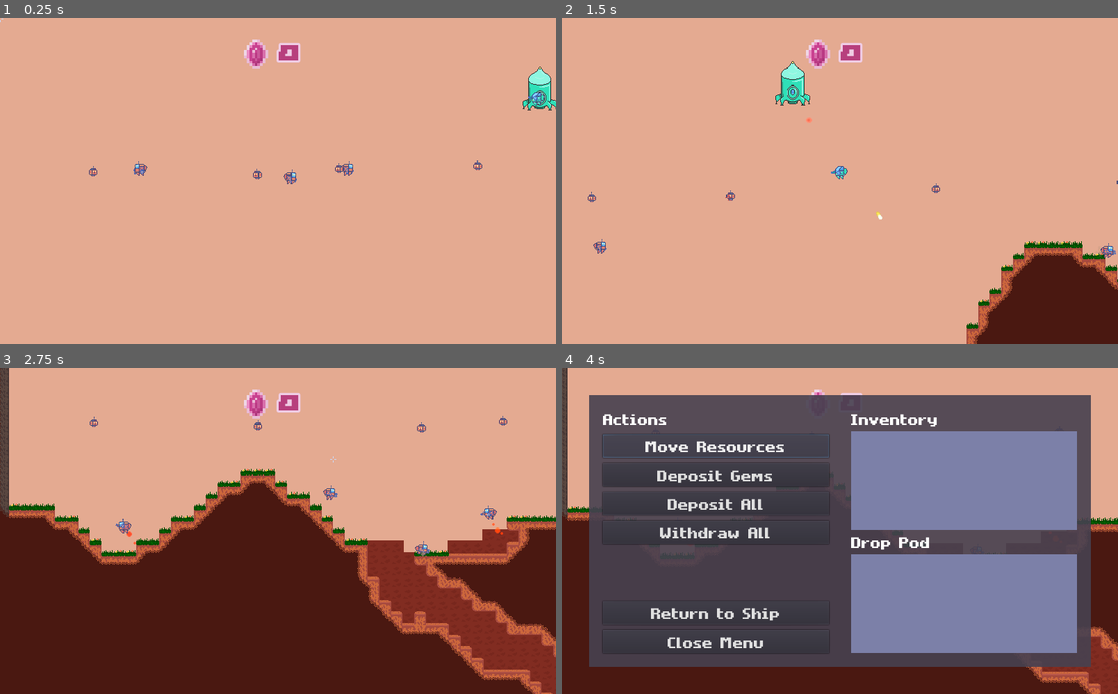
Above: before the commit, frames 1-4 (two rows, left to right).
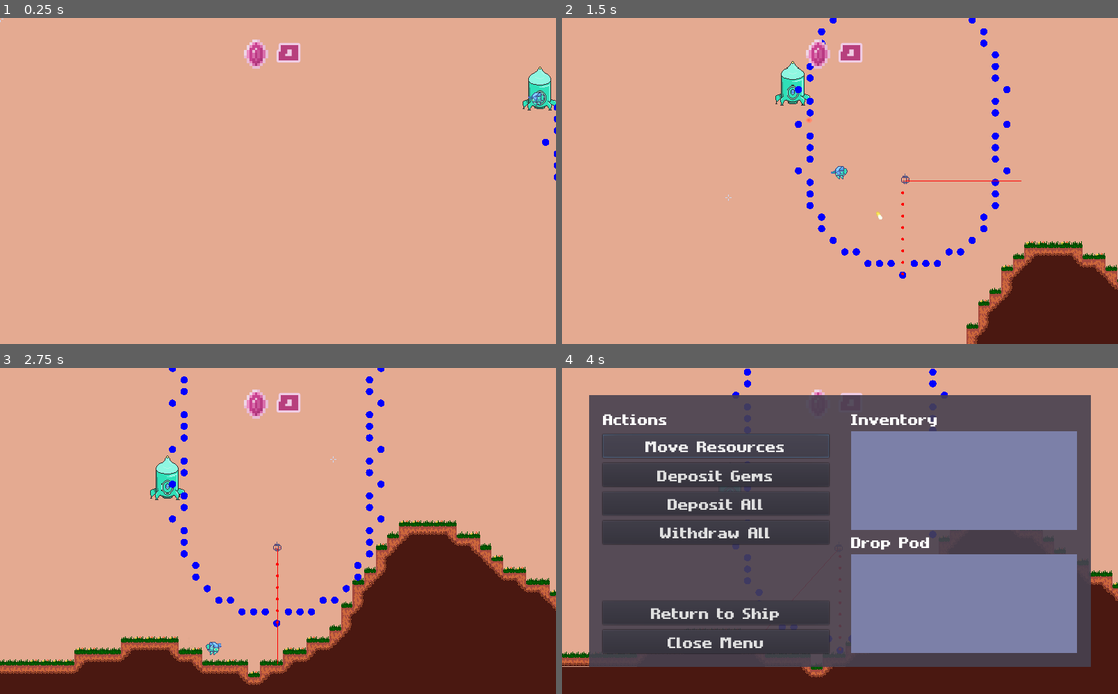
Above: after the commit, the same moments.

Repository: MichaelRRyan/Mecha-Miners
Game: Godot game, scene res://scenes/world/World.tscn
The game is run twice, just before and just after one commit, with the same random seed, the same clock (stepped at 60 frames per second) and the same inputs.
Inputs (mouse positions are in pixels of both pictures, inside the frame that each line leads up to):
- Up to frame 1 (0.25 s): no input
- Up to frame 2 (1.5 s): tap Enter at 0.5 s; move the mouse to (962, 164) at 0.52 s; press the mouse at (962, 164) at 0.53 s; hold D (move_right) 0.53-1.28 s; tap W (jump) at 0.77 s; move the mouse to (728, 197) at 1.27 s; release the mouse at (728, 197) at 1.28 s; hold A (move_left) from 1.28 s (still down); right-click (728, 197) at 1.35 s
- Up to frame 3 (2.75 s): tap W (jump) at 1.52 s; move the mouse to (333, 459) at 2.02 s; release A (move_left) at 2.03 s; hold D (move_right) from 2.03 s (still down); hold P (ai_perspective) from 2.03 s (still down)
- Up to frame 4 (4 s): move the mouse to (812, 596) at 2.77 s; release P (ai_perspective) at 2.78 s; tap E (interact) at 2.85 s; tap W (jump) at 3.02 s; release D (move_right) at 3.5 s; click "Move Resources" at 3.5 s

The runs differ from the first frame. In frame 1, 0.4% of the frame differs, in the area x 16-100%, y 26-51%; in frame 2, 1.4%; in frame 3, 44%, in the area x 0-100%, y 0-100%; in frame 4, 5.4%.

Commit message:
Implemented sub behaviours
Additionally moved entity avoidance and detection to their own scripts and fixed miner bots sometimes getting stuck when moving downward

Diff:
--- a/project.godot
+++ b/project.godot
@@ -101,7 +101,6 @@
 
 [display]
 
-window/size/fullscreen=true
 window/stretch/mode="2d"
 window/stretch/aspect="expand"
 
--- a/scenes/ai/AIController.tscn
+++ b/scenes/ai/AIController.tscn
@@ -1,10 +1,11 @@
-[gd_scene load_steps=8 format=2]
+[gd_scene load_steps=9 format=2]
 
 [ext_resource path="res://scripts/ai/AIController.gd" type="Script" id=1]
 [ext_resource path="res://scripts/ai/sensors/SpatialSensor.gd" type="Script" id=2]
 [ext_resource path="res://scripts/ai/sensors/ItemSensor.gd" type="Script" id=3]
 [ext_resource path="res://scripts/ai/sensors/MineralSensor.gd" type="Script" id=4]
-[ext_resource path="res://scripts/ai/sensors/PlayerSensor.gd" type="Script" id=5]
+[ext_resource path="res://scripts/ai/sensors/EntityAvoider.gd" type="Script" id=5]
+[ext_resource path="res://scripts/ai/sensors/EntitySensor.gd" type="Script" id=6]
 
 [sub_resource type="CircleShape2D" id=1]
 radius = 100.0
@@ -28,26 +29,26 @@
 [node name="CollisionShape2D" type="CollisionShape2D" parent="ItemSensor"]
 shape = SubResource( 1 )
 
-[node name="EntityAvoidanceSensor" type="Area2D" parent="."]
+[node name="EntitySensor" type="Area2D" parent="."]
+visible = false
+collision_layer = 2
+collision_mask = 2
+script = ExtResource( 6 )
+
+[node name="CollisionShape2D" type="CollisionShape2D" parent="EntitySensor"]
+shape = SubResource( 2 )
+
+[node name="EntityAvoider" type="Area2D" parent="."]
 visible = false
 collision_layer = 2
 collision_mask = 2
 script = ExtResource( 5 )
 
-[node name="CollisionShape2D" type="CollisionShape2D" parent="EntityAvoidanceSensor"]
-shape = SubResource( 2 )
-
-[node name="EntitySensor" type="Area2D" parent="."]
-visible = false
-collision_layer = 2
-collision_mask = 2
-script = ExtResource( 5 )
-
-[node name="CollisionShape2D" type="CollisionShape2D" parent="EntitySensor"]
+[node name="CollisionShape2D" type="CollisionShape2D" parent="EntityAvoider"]
 shape = SubResource( 2 )
 
 [connection signal="body_entered" from="ItemSensor" to="ItemSensor" method="_on_ItemSensor_body_entered"]
-[connection signal="body_entered" from="EntityAvoidanceSensor" to="." method="_on_EntityAvoidanceSensor_body_entered"]
-[connection signal="body_exited" from="EntityAvoidanceSensor" to="." method="_on_EntityAvoidanceSensor_body_exited"]
-[connection signal="body_entered" from="EntitySensor" to="." method="_on_EntitySensor_body_entered"]
-[connection signal="body_exited" from="EntitySensor" to="." method="_on_EntitySensor_body_exited"]
+[connection signal="body_entered" from="EntitySensor" to="EntitySensor" method="_on_EntitySensor_body_entered"]
+[connection signal="body_exited" from="EntitySensor" to="EntitySensor" method="_on_EntitySensor_body_exited"]
+[connection signal="body_entered" from="EntityAvoider" to="EntityAvoider" method="_on_EntityAvoidanceSensor_body_entered"]
+[connection signal="body_exited" from="EntityAvoider" to="EntityAvoider" method="_on_EntityAvoidanceSensor_body_exited"]
--- a/scenes/world/World.tscn
+++ b/scenes/world/World.tscn
@@ -1,8 +1,7 @@
-[gd_scene load_steps=12 format=2]
+[gd_scene load_steps=11 format=2]
 
 [ext_resource path="res://scenes/world/Terrain.tscn" type="PackedScene" id=1]
 [ext_resource path="res://scenes/Cursor.tscn" type="PackedScene" id=2]
-[ext_resource path="res://scenes/entities/BattleMinerBot.tscn" type="PackedScene" id=3]
 [ext_resource path="res://scripts/PlayerManager.gd" type="Script" id=4]
 [ext_resource path="res://scripts/BulletManager.gd" type="Script" id=5]
 [ext_resource path="res://scenes/entities/Player.tscn" type="PackedScene" id=6]
@@ -45,53 +44,8 @@
 smoothing_enabled = true
 smoothing_speed = 3.8
 
-[node name="BattleMinerBot" parent="PlayerManager" instance=ExtResource( 3 )]
-position = Vector2( 196, 55 )
-
-[node name="BattleMinerBot2" parent="PlayerManager" instance=ExtResource( 3 )]
-position = Vector2( 407, 55 )
-
-[node name="BattleMinerBot3" parent="PlayerManager" instance=ExtResource( 3 )]
-position = Vector2( 701, 55 )
-
-[node name="BattleMinerBot4" parent="PlayerManager" instance=ExtResource( 3 )]
-position = Vector2( 1383, 66 )
-
-[node name="BattleMinerBot5" parent="PlayerManager" instance=ExtResource( 3 )]
-position = Vector2( 1634, 66 )
-
-[node name="BattleMinerBot6" parent="PlayerManager" instance=ExtResource( 3 )]
-position = Vector2( 1874, 77 )
-
-[node name="BattleMinerBot7" parent="PlayerManager" instance=ExtResource( 3 )]
-position = Vector2( 624, 66 )
-
-[node name="MinerBot" parent="PlayerManager" instance=ExtResource( 11 )]
-position = Vector2( 123, 57 )
-
-[node name="MinerBot2" parent="PlayerManager" instance=ExtResource( 11 )]
-position = Vector2( 343, 61 )
-
-[node name="MinerBot3" parent="PlayerManager" instance=ExtResource( 11 )]
-position = Vector2( 562, 65 )
-
-[node name="MinerBot4" parent="PlayerManager" instance=ExtResource( 11 )]
-position = Vector2( 675, 57 )
-
-[node name="MinerBot5" parent="PlayerManager" instance=ExtResource( 11 )]
-position = Vector2( 867, 53 )
-
 [node name="MinerBot6" parent="PlayerManager" instance=ExtResource( 11 )]
-position = Vector2( 1163, 43 )
-
-[node name="MinerBot7" parent="PlayerManager" instance=ExtResource( 11 )]
-position = Vector2( 1423, 39 )
-
-[node name="MinerBot8" parent="PlayerManager" instance=ExtResource( 11 )]
-position = Vector2( 1641, 38 )
-
-[node name="MinerBot9" parent="PlayerManager" instance=ExtResource( 11 )]
-position = Vector2( 1874, 38 )
+position = Vector2( 1109, 30 )
 
 [node name="BulletManager" type="Node2D" parent="." groups=["bullet_manager"]]
 script = ExtResource( 5 )
--- a/scripts/ai/AIController.gd
+++ b/scripts/ai/AIController.gd
@@ -1,14 +1,10 @@
 extends AIBrain
 
-export(float) var entity_avoidance_modifier = 1
-
 var _behaviour_stack : Array = []
-var _debug : bool = false
+var _debug : bool = true
 var _main_camera = null
 var _previous_camera_focus = null
 var _highest_priority_behaviour = null
-var _entites_to_avoid = []
-var _entities_in_range = []
 
 
 #-------------------------------------------------------------------------------
@@ -97,11 +93,6 @@
 
 
 #-------------------------------------------------------------------------------
-func get_entities_in_range() -> Array:
-	return _entities_in_range
-
-
-#-------------------------------------------------------------------------------
 func _set_as_current(behaviour : Behaviour) -> void:
 	if _debug:
 		print("AI " + subject.name + " entering " + behaviour.get_class())
@@ -159,16 +150,6 @@
 
 
 #-------------------------------------------------------------------------------
-func _process(delta):
-	var force = Vector2.ZERO
-	for entity in _entites_to_avoid:
-		var vec_from = global_position - entity.position
-		force += vec_from
-
-	subject.accelerate(force * entity_avoidance_modifier * delta)
-
-
-#-------------------------------------------------------------------------------
 func _on_subject_died():
 	# Pops all behaviours.
 	while not _behaviour_stack.empty():
@@ -181,23 +162,3 @@
 
 
 #-------------------------------------------------------------------------------
-func _on_EntityAvoidanceSensor_body_entered(body):
-	_entites_to_avoid.append(body)
-
-
-#-------------------------------------------------------------------------------
-func _on_EntityAvoidanceSensor_body_exited(body):
-	_entites_to_avoid.erase(body)
-
-
-#-------------------------------------------------------------------------------
-func _on_EntitySensor_body_entered(body):
-	_entities_in_range.append(body)
-
-
-#-------------------------------------------------------------------------------
-func _on_EntitySensor_body_exited(body):
-	_entities_in_range.erase(body)
-
-
-#-------------------------------------------------------------------------------
--- a/scripts/ai/MinerBotController.gd
+++ b/scripts/ai/MinerBotController.gd
@@ -21,8 +21,8 @@
 	if subject.get_velocity().y > max_velocity_y:
 		subject.thrust_jetpack(delta)
 
-	# Else thrusts if too close to the ground.
-	else:
+	# Else thrusts if too close to the ground and our target is not below us.
+	elif subject.get_target().y < global_position.y:
 		var raycast : RayCast2D = $GroundSensor
 		raycast.force_raycast_update()
 		if raycast.is_colliding():
--- a/scripts/ai/behaviours/Behaviour.gd
+++ b/scripts/ai/behaviours/Behaviour.gd
@@ -5,6 +5,7 @@
 var _active : bool = false setget set_active
 var _name : String = "Behaviour"
 var _priority : int = 0
+var _sub_behaviours : Array = []
 
 #-------------------------------------------------------------------------------
 func get_class() -> String:
@@ -20,8 +21,45 @@
 func set_active(value):
 	_active = value
 
+	for behaviour in _sub_behaviours:
+		behaviour.set_active(value)
+
 
 #-------------------------------------------------------------------------------
 func get_priority() -> int:
 	return _priority
+
+
 #-------------------------------------------------------------------------------
+func _add_sub_behaviour(behaviour : Behaviour):
+	behaviour.set_brain(_brain)
+	_sub_behaviours.append(behaviour)
+	add_child(behaviour)
+	behaviour.set_active(true)
+
+	if _brain._debug:
+		print("AI " + _brain.subject.name + " adding sub behaviour " + behaviour.get_class())
+
+
+#-------------------------------------------------------------------------------
+func _remove_sub_behaviour(behaviour : Behaviour):
+	if _sub_behaviours.has(behaviour):
+		_sub_behaviours.erase(behaviour)
+		remove_child(behaviour)
+		behaviour.queue_free()
+
+		if _brain._debug:
+			print("AI " + _brain.subject.name + " removing sub behaviour " + behaviour.get_class())
+	else:
+		print_debug("The behaviour passed is not a sub behaviour.")
+
+#-------------------------------------------------------------------------------
+# Cleans up all sub behaviours when this behaviour is removed.
+func _exit_tree():
+	for behaviour in _sub_behaviours:
+		remove_child(behaviour)
+		behaviour.queue_free()
+	_sub_behaviours.clear()
+
+
+#-------------------------------------------------------------------------------
--- a/scripts/ai/behaviours/DestroyCellBehaviour.gd
+++ b/scripts/ai/behaviours/DestroyCellBehaviour.gd
@@ -42,7 +42,7 @@
 
 		if _terrain.is_empty(_target_cell):
 			_brain.subject.set_target(_previous_target)
-			_brain.pop_behaviour()
+			set_active(false)
 			emit_signal("cell_destroyed")
 
 
--- a/scripts/ai/behaviours/HarvestMineralsBehaviour.gd
+++ b/scripts/ai/behaviours/HarvestMineralsBehaviour.gd
@@ -1,11 +1,14 @@
 class_name HarvestMineralsBehaviour
 extends Behaviour
 
-const AVOID_ENTITY_RANGE = 128.0
+const AVOID_ENTITY_HARVEST_RANGE = 64.0
+const AVOID_ENTITY_PICKUP_RANGE = 64.0
 
 var _terrain : Terrain = null
+var _entity_sensor = null
 var _spotted_mineral_cells = []
 var _spotted_mineral_items = []
+var _target_found = false
 
 
 #-------------------------------------------------------------------------------
@@ -38,6 +41,11 @@
 	if item_sensor:
 		var _v = item_sensor.connect("mineral_found", self, "_on_ItemSensor_mineral_found")
 
+	_entity_sensor = _brain.find_node("EntitySensor")
+	if _entity_sensor == null:
+		set_process(false)
+		_brain.pop_behaviour()
+
 
 #-------------------------------------------------------------------------------
 func _on_MineralSensor_mineral_found(mineral_position : Vector2) -> void:
@@ -51,10 +59,12 @@
 
 #-------------------------------------------------------------------------------
 func _process(_delta : float) -> void:
-	if _active:
+	if _active and not _target_found:
 		var mineral_found = false
 		var mineral_pos = Vector2.ZERO
-		var closest_dist = Vector2.ZERO
+		var closest_dist = 0
+
+		var deletion_queue = []
 
 		# Checks for spotted mineral items to collect.
 		for mineral_item in _spotted_mineral_items:
@@ -62,14 +72,20 @@
 			if mineral_item != null and is_instance_valid(mineral_item):
 
 				var pos = mineral_item.global_position
-				if not _is_entity_within_range(pos, AVOID_ENTITY_RANGE):
-					var dist = (pos - global_position).length_squared()
+				if not _is_entity_within_range(pos, AVOID_ENTITY_PICKUP_RANGE):
 
 					# If another mineral has not been found yet, or this one is closer.
+					var dist = (pos - global_position).length_squared()
 					if not mineral_found or dist < closest_dist:
 						mineral_pos = pos
 						closest_dist = dist
 						mineral_found = true
+			else:
+				deletion_queue.append(mineral_item)
+
+		for item in deletion_queue:
+			_spotted_mineral_items.erase(item)
+		deletion_queue.clear()
 
 		# If no items found, checks for spotted mineral tiles.
 		if not mineral_found:
@@ -78,27 +94,68 @@
 				if _terrain.is_mineral(mineral_cell):
 
 					var pos = _terrain.map_to_world_centred(mineral_cell)
-					if not _is_entity_within_range(pos, AVOID_ENTITY_RANGE):
+					if not _is_entity_within_range(pos, AVOID_ENTITY_HARVEST_RANGE):
+
 						var dist = (pos - global_position).length_squared()
-
 						if not mineral_found or dist < closest_dist:
-							mineral_pos = _terrain.map_to_world_centred(mineral_cell)
+							mineral_pos = pos
 							closest_dist = dist
 							mineral_found = true
+				else:
+					deletion_queue.append(mineral_cell)
+
+		for item in deletion_queue:
+			_spotted_mineral_cells.erase(item)
+		deletion_queue.clear()
 
 		# If no mineral tiles or items could be found, return from behaviour.
 		if not mineral_found:
 			_brain.pop_behaviour()
 		else:
+			_target_found = true
+
+			if _brain.is_debug():
+				print("AI " + _brain.subject.name + " found target while harvesting minerals.")
+
 			_pursue(mineral_pos)
 
 
 #-------------------------------------------------------------------------------
 func _on_PursueBehaviour_target_reached() -> void:
+
+	if _brain.is_debug():
+		print("AI " + _brain.subject.name + " target reached while harvesting minerals.")
+
+	# Removes any sub behaviours.
+	while not _sub_behaviours.empty():
+		_remove_sub_behaviour(_sub_behaviours.front())
+
 	if _active:
 		var target_cell = _terrain.world_to_map(_brain.subject.get_target())
 		if _terrain.is_mineral(target_cell):
-			_brain.add_behaviour(DestroyCellBehaviour.new(target_cell))
+
+			var pursue : PursueBehaviour = PursueBehaviour.new(false)
+			_add_sub_behaviour(pursue)
+
+			var destroy_cell = DestroyCellBehaviour.new(target_cell)
+			destroy_cell.connect("cell_destroyed", self, "_on_DestroyCellBehaviour_cell_destroyed")
+			_add_sub_behaviour(destroy_cell)
+
+		else:
+			_target_found = false
+	else:
+		_target_found = false
+
+
+#-------------------------------------------------------------------------------
+func _on_DestroyCellBehaviour_cell_destroyed() -> void:
+	if _brain.is_debug():
+		print("AI " + _brain.subject.name + " destroyed the target cell while harvesting minerals.")
+
+	while not _sub_behaviours.empty():
+		_remove_sub_behaviour(_sub_behaviours.front())
+
+	_target_found = false
 
 
 #-------------------------------------------------------------------------------
@@ -106,14 +163,14 @@
 	_brain.set_target(pos)
 	var pursue : PursueBehaviour = PursueBehaviour.new()
 	var _r = pursue.connect("target_reached", self, "_on_PursueBehaviour_target_reached")
-	_brain.add_behaviour(pursue)
+	_add_sub_behaviour(pursue)
 
 
 #-------------------------------------------------------------------------------
 func _is_entity_within_range(pos : Vector2, check_range : float) -> bool:
 	var range_squared = check_range * check_range
 
-	for entity in _brain.get_entities_in_range():
+	for entity in _entity_sensor.get_entities_in_range():
 		if (entity.position - pos).length_squared() <= range_squared:
 			return true
 
--- a/scripts/ai/behaviours/PursueBehaviour.gd
+++ b/scripts/ai/behaviours/PursueBehaviour.gd
@@ -12,12 +12,14 @@
 var _cell_size_squared : float = 0.0
 var _path : PoolIntArray
 var _last_target : Vector2 = Vector2.ZERO
+var _disable_when_goal_reached = true
 
 
 #---------------------------------------------------------------------------
-func _init():
+func _init(disable_when_goal_reached = true):
 	_name = "PursueBehaviour"
 	_priority = 5
+	_disable_when_goal_reached = disable_when_goal_reached
 
 
 #-------------------------------------------------------------------------------
@@ -37,7 +39,7 @@
 		var found_new_path = false
 
 		# If the target has changed since last time, regenerates the path.
-		if target != _last_target:
+		if _path == null or _path.size() <= 1 or target != _last_target:
 			_last_target = target
 			_find_new_path()
 			found_new_path = true
@@ -58,8 +60,10 @@
 				_follow_path(delta)
 
 		else:
+			if _disable_when_goal_reached:
+				set_active(false)
+
 			_brain.subject.direction = 0.0
-			_brain.pop_behaviour()
 			emit_signal("target_reached")
 
 	update()
--- /dev/null
+++ b/scripts/ai/sensors/EntityAvoider.gd
@@ -0,0 +1,37 @@
+extends Area2D
+
+export(float) var avoidance_force_modifier = 2.0
+
+var _entites_to_avoid = []
+var _brain : AIBrain = null
+
+
+#-------------------------------------------------------------------------------
+func _on_EntityAvoidanceSensor_body_entered(body):
+		_entites_to_avoid.append(body)
+
+
+#-------------------------------------------------------------------------------
+func _on_EntityAvoidanceSensor_body_exited(body):
+	_entites_to_avoid.erase(body)
+
+
+#-------------------------------------------------------------------------------
+func _ready():
+	# Gets the parent as the brain if it's an AIbrain.
+	var parent = get_parent()
+	if parent != null and parent is AIBrain:
+		_brain = parent
+
+
+#-------------------------------------------------------------------------------
+func _process(delta):
+	var force = Vector2.ZERO
+	for entity in _entites_to_avoid:
+		var vec_from = global_position - entity.position
+		force += vec_from
+
+	_brain.subject.accelerate(force * avoidance_force_modifier * delta)
+
+
+#-------------------------------------------------------------------------------
--- /dev/null
+++ b/scripts/ai/sensors/EntitySensor.gd
@@ -0,0 +1,23 @@
+extends Area2D
+
+var _entities_in_range = []
+
+
+#-------------------------------------------------------------------------------
+func get_entities_in_range() -> Array:
+	return _entities_in_range
+
+
+#-------------------------------------------------------------------------------
+func _on_EntitySensor_body_entered(body):
+	# Adds the body to the container if it's not a parent.
+	if not body.is_a_parent_of(self):
+		_entities_in_range.append(body)
+
+
+#-------------------------------------------------------------------------------
+func _on_EntitySensor_body_exited(body):
+	_entities_in_range.erase(body)
+
+
+#-------------------------------------------------------------------------------
--- a/scripts/ai/sensors/PlayerSensor.gd
+++ /dev/null
@@ -1 +0,0 @@
-extends Area2D
